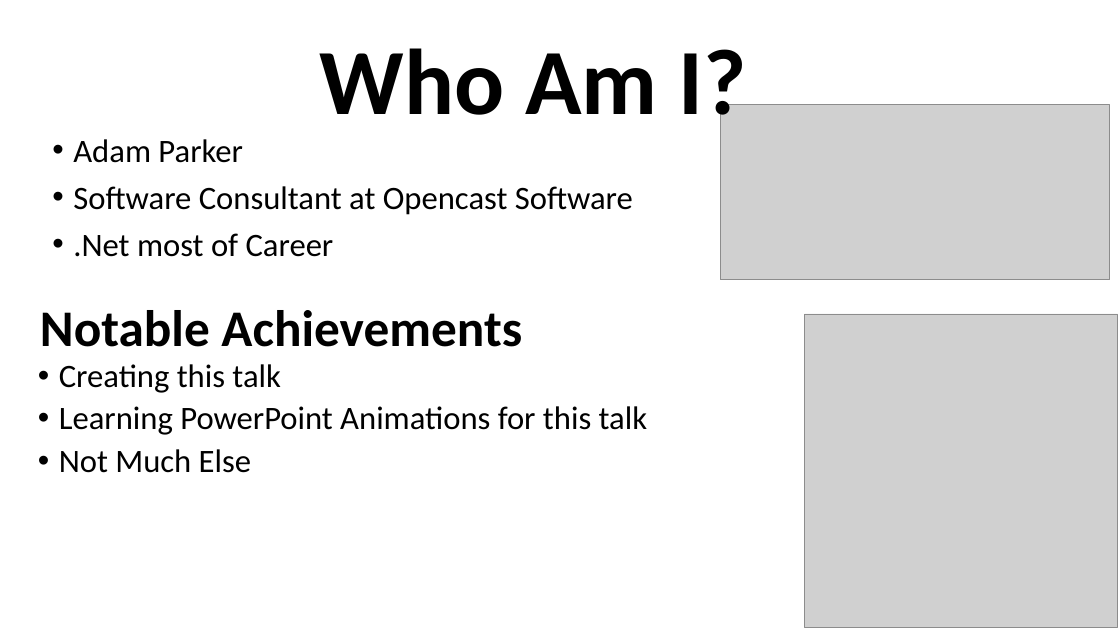
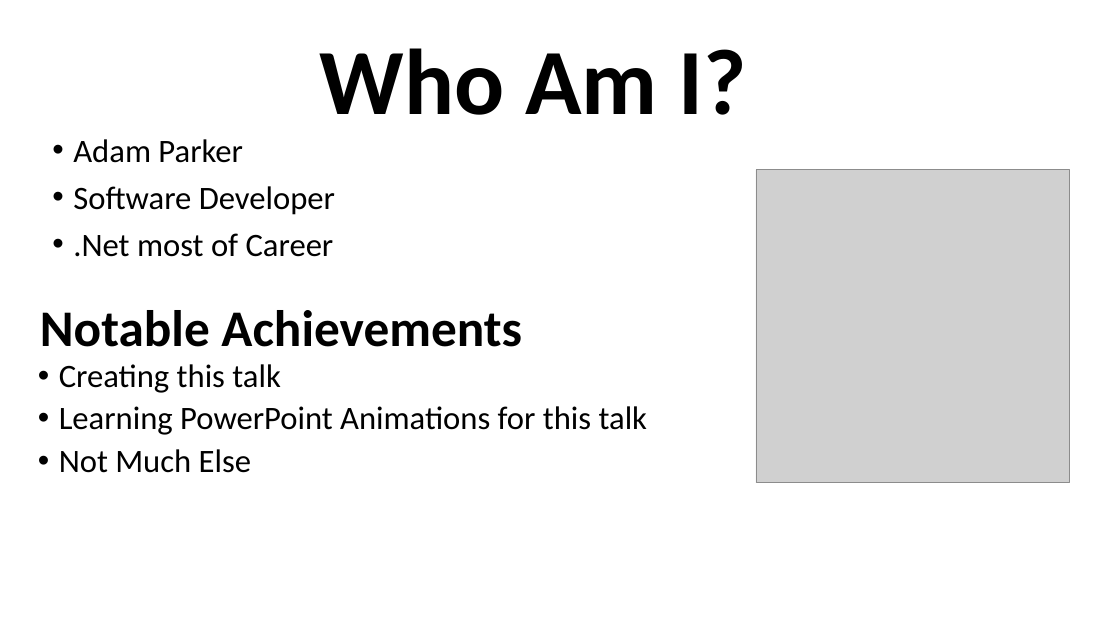
Before and after one commit to grab-a-byte/DotnetInterop, a slide deck: slide 3 of DotnetInteropSlides.pptx (slide 4 before the commit). Drawn at 1120x630 pixels with LibreOffice and Linux fonts; fonts in the diff are those of the drawing; grey boxes stand for pictures. Boxes give left, top, right and bottom in pixels: in the first picture for what was removed or moved away, otherwise in the second. Text is boxed around its words. In the diff, an @@ line names an element or a change of style, - is before the commit and + after.

```diff
--- a/DotnetInteropSlides.pptx
+++ b/DotnetInteropSlides.pptx
@@ text "Who Am I?" at <box>320,48,747,115</box>: letter outline #FFFFFF 0.75 pt to none @@
@@ picture removed at <box>720,105,1110,280</box> @@
@@ picture: place and size @@
-picture at <box>805,314,1118,628</box>
+picture at <box>756,170,1070,483</box>
@@ text at <box>73,186,335,215</box>: text changed @@
-• Software Consultant at Opencast Software
+• Software Developer
```
Also in this commit, not shown: 24 other slides changed, 1 slide removed, 9 other files.
